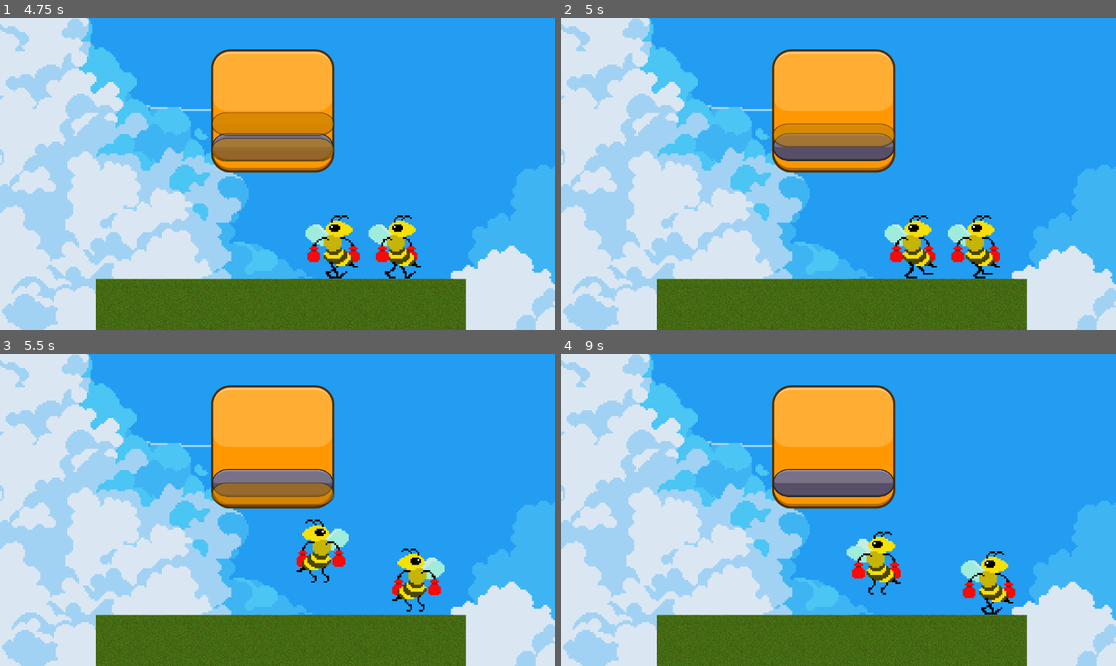
Above: before the commit, frames 1-4 (two rows, left to right).
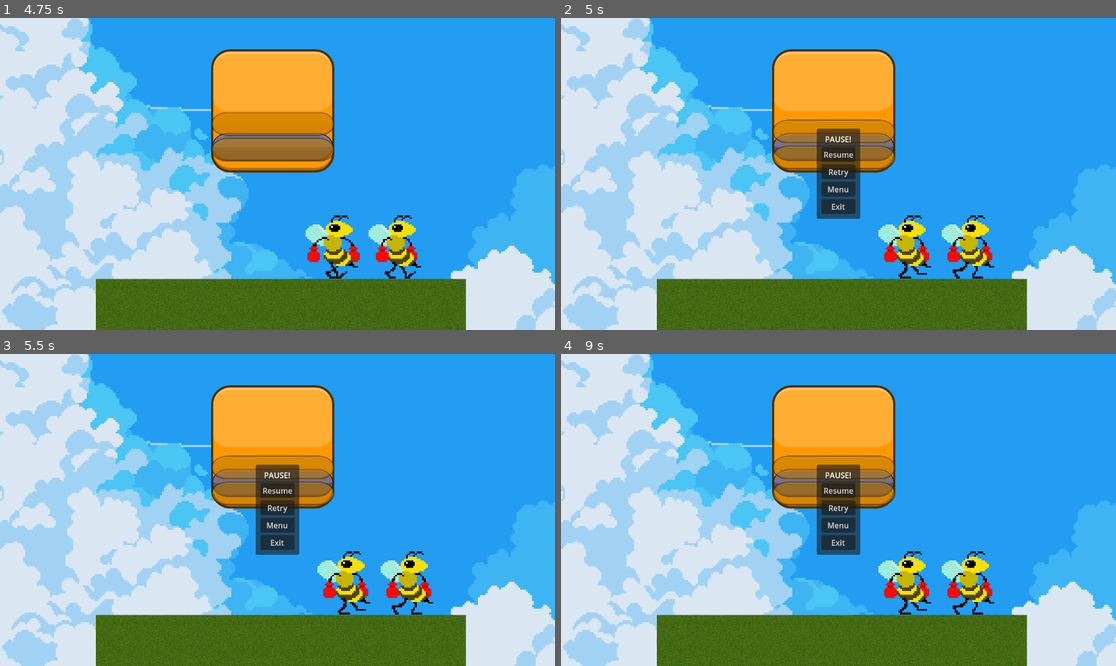
Above: after the commit, the same moments.

Repository: fossesv17/rhythm-fight-game
Game: Godot game, scene res://scenes/start_menu.tscn
Same seed, same stepped clock (60 frames per second), same inputs: the game is played once before the commit and once after it. Sound files missing from this copy of the repository are replaced by a short silence.
Inputs:
- Up to frame 1 (4.75 s): click "START" at 0.5 s; hold Right (p1_right) 1.28-2.78 s; tap / (p1_atack) at 1.35 s; tap Space (p1_jump) at 1.52, 2.27, 3.77, 4.52 s; tap E (p2_atack) at 2.1 s; hold Left (p1_left) 2.78-3.53 s; tap S (p2_down) at 2.85 s; hold Right (p1_right) from 3.53 s (still down); tap A (p2_left) at 3.6 s; hold D (p2_right) from 4.28 s (still down)
- Up to frame 2 (5 s): keep holding Right (p1_right); keep holding D (p2_right); tap P (pause, bound only after the commit) at 4.9 s
- Up to frame 3 (5.5 s): release Right (p1_right) at 5.03 s; release D (p2_right) at 5.03 s; hold Left (p1_left) from 5.03 s (still down); tap W (p2_up) at 5.1 s; tap Space (p1_jump) at 5.27 s
- Up to frame 4 (9 s): release Left (p1_left) at 5.78 s; hold Right (p1_right) 5.78-6.53 s; tap / (p1_atack) at 5.85 s; hold Left (p1_left) 6.53-8.03 s; tap E (p2_atack) at 6.6 s; tap Space (p1_jump) at 6.77, 7.52, 8.27 s; tap S (p2_down) at 7.35 s; hold Right (p1_right) from 8.03 s (still down); tap A (p2_left) at 8.1 s; hold D (p2_right) from 8.78 s (still down)

Frame 1 is identical in both runs. In frame 2, 5.6% of the frame differs, in the area x 38-80%, y 32-84%; in frame 3, 6.8%; in frame 4, 7.8%, in the area x 38-82%, y 32-84%.

Commit message:
menu de pausa

Diff:
--- a/project.godot
+++ b/project.godot
@@ -12,7 +12,7 @@
 
 config/name="R&F"
 run/main_scene="res://scenes/start_menu.tscn"
-config/features=PackedStringArray("4.2", "GL Compatibility")
+config/features=PackedStringArray("4.1", "GL Compatibility")
 config/icon="res://assets/icon.svg"
 
 [input]
@@ -87,6 +87,11 @@
 "events": [Object(InputEventKey,"resource_local_to_scene":false,"resource_name":"","device":-1,"window_id":0,"alt_pressed":false,"shift_pressed":false,"ctrl_pressed":false,"meta_pressed":false,"pressed":false,"keycode":0,"physical_keycode":32,"key_label":0,"unicode":32,"echo":false,"script":null)
 ]
 }
+pause={
+"deadzone": 0.5,
+"events": [Object(InputEventKey,"resource_local_to_scene":false,"resource_name":"","device":-1,"window_id":0,"alt_pressed":false,"shift_pressed":false,"ctrl_pressed":false,"meta_pressed":false,"pressed":false,"keycode":0,"physical_keycode":80,"key_label":0,"unicode":112,"echo":false,"script":null)
+]
+}
 
 [layer_names]
 
--- a/scenes/background.tscn
+++ b/scenes/background.tscn
@@ -1,9 +1,10 @@
-[gd_scene load_steps=5 format=3 uid="uid://dow5n5papbw3f"]
+[gd_scene load_steps=6 format=3 uid="uid://dow5n5papbw3f"]
 
-[ext_resource type="Texture2D" uid="uid://dqhbmcfmnplc1" path="res://sprites/enviroment/Clouds/Clouds 1/1.png" id="1_qlo32"]
-[ext_resource type="Texture2D" uid="uid://iglpvc5kw8wu" path="res://sprites/enviroment/Clouds/Clouds 1/2.png" id="2_83frk"]
-[ext_resource type="Texture2D" uid="uid://lat20c5cftob" path="res://sprites/enviroment/Clouds/Clouds 1/3.png" id="3_v4080"]
-[ext_resource type="Texture2D" uid="uid://hiirhkbn8cs0" path="res://sprites/enviroment/Clouds/Clouds 1/4.png" id="4_lwnge"]
+[ext_resource type="Texture2D" uid="uid://dqhbmcfmnplc1" path="res://sprites/enviroment/Clouds/Clouds 1/1.png" id="1_at7ae"]
+[ext_resource type="Texture2D" uid="uid://iglpvc5kw8wu" path="res://sprites/enviroment/Clouds/Clouds 1/2.png" id="2_wu8io"]
+[ext_resource type="Texture2D" uid="uid://lat20c5cftob" path="res://sprites/enviroment/Clouds/Clouds 1/3.png" id="3_bk3ve"]
+[ext_resource type="Texture2D" uid="uid://hiirhkbn8cs0" path="res://sprites/enviroment/Clouds/Clouds 1/4.png" id="4_cogqp"]
+[ext_resource type="PackedScene" uid="uid://dn8vqeaod4iyl" path="res://scenes/pause_menu_folder/pause_menu.tscn" id="5_8ikr7"]
 
 [node name="Background" type="Node2D"]
 position = Vector2(585, -244)
@@ -12,19 +13,23 @@
 [node name="1" type="Sprite2D" parent="."]
 position = Vector2(-273.5, 223.5)
 scale = Vector2(2, 2)
-texture = ExtResource("1_qlo32")
+texture = ExtResource("1_at7ae")
 
 [node name="2" type="Sprite2D" parent="."]
 position = Vector2(-273.5, 223.5)
 scale = Vector2(2, 2)
-texture = ExtResource("2_83frk")
+texture = ExtResource("2_wu8io")
 
 [node name="3" type="Sprite2D" parent="."]
 position = Vector2(-273.5, 223.5)
 scale = Vector2(2, 2)
-texture = ExtResource("3_v4080")
+texture = ExtResource("3_bk3ve")
 
 [node name="4" type="Sprite2D" parent="."]
 position = Vector2(-273.5, 223.5)
 scale = Vector2(2, 2)
-texture = ExtResource("4_lwnge")
+texture = ExtResource("4_cogqp")
+
+[node name="CanvasLayer" type="CanvasLayer" parent="."]
+
+[node name="Pause_menu" parent="CanvasLayer" instance=ExtResource("5_8ikr7")]
--- /dev/null
+++ b/scenes/pause_menu_folder/pause_menu.gd
@@ -0,0 +1,35 @@
+extends MarginContainer
+
+@onready var resume_button: Button = %Resume_button
+@onready var retry_button: Button = %Retry_button
+@onready var menu_button: Button = %Menu_button
+@onready var exit_button: Button = %Exit_button
+
+@export var main_menu: PackedScene
+
+func _ready() -> void:
+	resume_button.pressed.connect(_on_resume_button_pressed)
+	retry_button.pressed.connect(_on_retry_button_pressed)
+	menu_button.pressed.connect(_on_menu_button_pressed)
+	exit_button.pressed.connect(_on_exit_button_pressed)
+
+	hide()
+
+func _input(event: InputEvent) -> void:
+	if event.is_action_pressed("pause"):
+		visible = !visible
+		get_tree().paused = visible
+
+func _on_resume_button_pressed():
+	hide()
+
+func _on_retry_button_pressed():
+	get_tree().reload_current_scene()
+
+func _on_menu_button_pressed():
+	if not main_menu:
+		return
+	get_tree().change_scene_to_packed(main_menu)
+
+func _on_exit_button_pressed():
+	get_tree().quit()
--- /dev/null
+++ b/scenes/pause_menu_folder/pause_menu.tscn
@@ -0,0 +1,57 @@
+[gd_scene load_steps=3 format=3 uid="uid://dn8vqeaod4iyl"]
+
+[ext_resource type="Script" path="res://scenes/pause_menu_folder/pause_menu.gd" id="1_qke8s"]
+[ext_resource type="PackedScene" uid="uid://ds4k1vy5m6yn1" path="res://scenes/start_menu.tscn" id="2_w1d3i"]
+
+[node name="Pause_menu" type="MarginContainer"]
+anchors_preset = 15
+anchor_right = 1.0
+anchor_bottom = 1.0
+grow_horizontal = 2
+grow_vertical = 2
+size_flags_horizontal = 4
+size_flags_vertical = 4
+script = ExtResource("1_qke8s")
+main_menu = ExtResource("2_w1d3i")
+
+[node name="PanelContainer" type="PanelContainer" parent="."]
+layout_mode = 2
+size_flags_horizontal = 4
+size_flags_vertical = 4
+
+[node name="MarginContainer" type="MarginContainer" parent="PanelContainer"]
+layout_mode = 2
+theme_override_constants/margin_left = 10
+theme_override_constants/margin_top = 10
+theme_override_constants/margin_right = 10
+theme_override_constants/margin_bottom = 10
+
+[node name="VBoxContainer" type="VBoxContainer" parent="PanelContainer/MarginContainer"]
+layout_mode = 2
+theme_override_constants/separation = 5
+
+[node name="Label" type="Label" parent="PanelContainer/MarginContainer/VBoxContainer"]
+layout_mode = 2
+text = "PAUSE!"
+horizontal_alignment = 1
+vertical_alignment = 1
+
+[node name="Resume_button" type="Button" parent="PanelContainer/MarginContainer/VBoxContainer"]
+unique_name_in_owner = true
+layout_mode = 2
+text = "Resume"
+
+[node name="Retry_button" type="Button" parent="PanelContainer/MarginContainer/VBoxContainer"]
+unique_name_in_owner = true
+layout_mode = 2
+text = "Retry"
+
+[node name="Menu_button" type="Button" parent="PanelContainer/MarginContainer/VBoxContainer"]
+unique_name_in_owner = true
+layout_mode = 2
+text = "Menu"
+
+[node name="Exit_button" type="Button" parent="PanelContainer/MarginContainer/VBoxContainer"]
+unique_name_in_owner = true
+layout_mode = 2
+text = "Exit"
Not shown, changed: README.md
